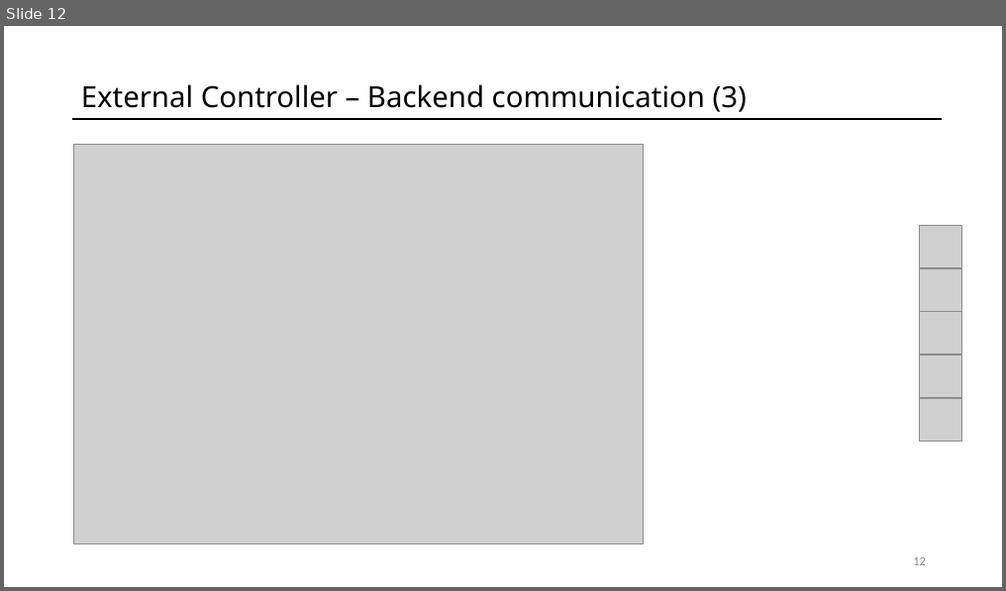
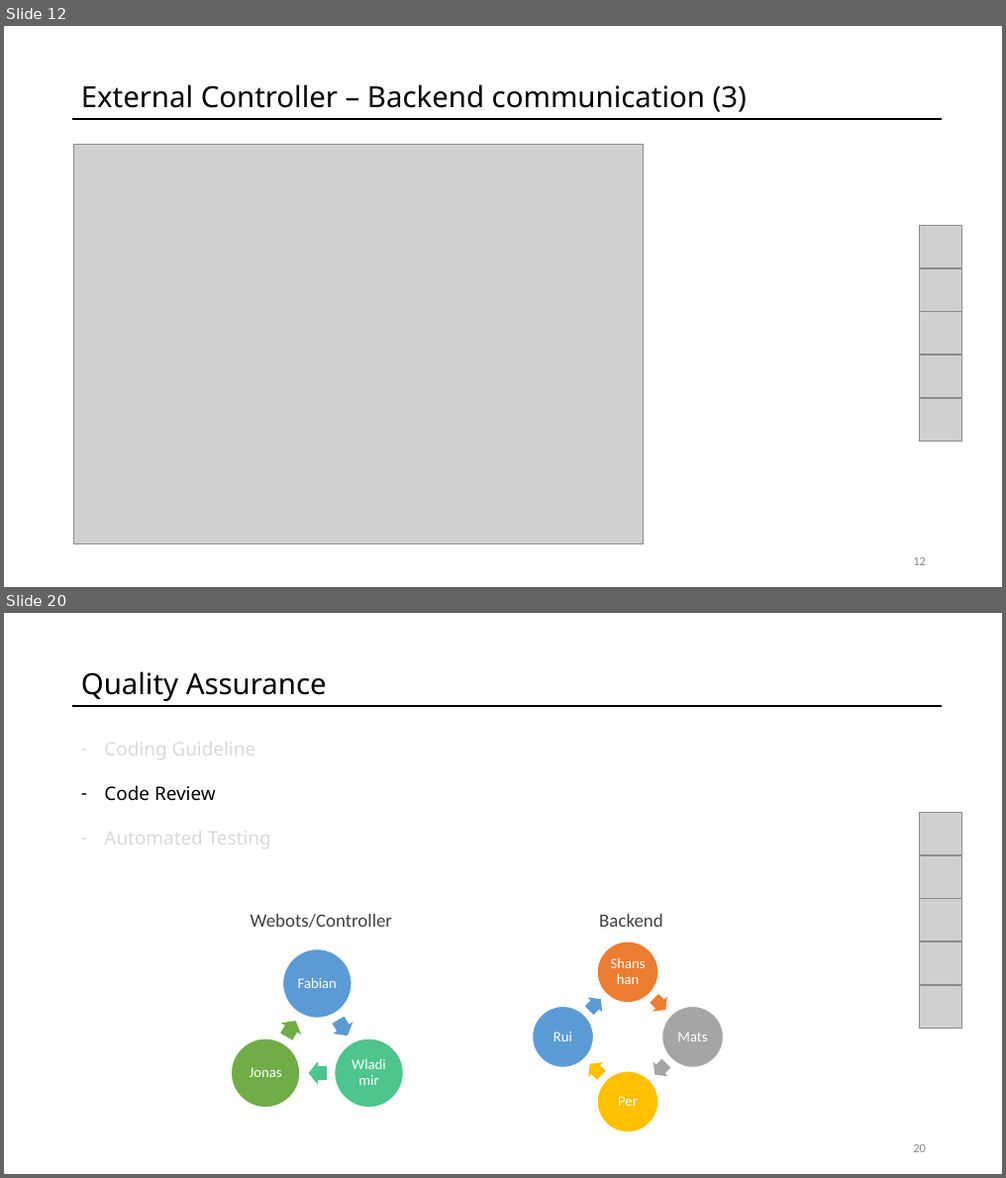
Before and after one commit to fpedd/ees-pees, a slide deck: orga/milestone_presentations/MP2.pptx. Shown one above the other, each under a label of ours: slide 12 before the commit, slides 12 and 20 after it; the slides between them are not shown. The pictures are 1006x591 and 1006x1178 pixels, drawn with LibreOffice and Linux fonts; fonts in the diff are those of the drawing; grey boxes stand for pictures. Boxes give left, top, right and bottom in pixels: in the first picture for what was removed or moved away, otherwise in the second. Text is boxed around its words. In the diff, an @@ line names an element or a change of style, - is before the commit and + after.

```diff
--- a/orga/milestone_presentations/MP2.pptx
+++ b/orga/milestone_presentations/MP2.pptx
@@ slide 20 added at (x1=4, y1=613, x2=1002, y2=1174), background #FFFFFF; not listed: 1 template element that a slide beside it also shows @@
@@ text added at (x1=81, y1=671, x2=327, y2=701), 28 pt, text #000000 @@
+Quality Assurance
@@ text added at (x1=104, y1=736, x2=271, y2=852), 18 pt, text #D9D9D9 @@
+– Coding Guideline
+– Code Review
+– Automated Testing
@@ group added at (x1=920, y1=812, x2=962, y2=1029): 5 pictures @@
@@ text added at (x1=251, y1=914, x2=392, y2=928), 18 pt, text #404040 @@
+Webots/Controller
@@ text added at (x1=599, y1=914, x2=663, y2=927), 18 pt, text #404040 @@
+Backend
@@ group added at (x1=533, y1=942, x2=724, y2=1134): 4 ellipses, 4 texts, 4 right arrows @@
+Shanshan
+Mats
+Per
+Rui
@@ group added at (x1=231, y1=950, x2=404, y2=1108): 3 ellipses, 3 texts, 3 right arrows @@
+Fabian
+Wladimir
+Jonas
@@ page number added at (x1=913, y1=1145, x2=926, y2=1153), 12 pt, text #8C8C8C @@
+20
```
Also in this commit, not shown: 1 slide changed, 8 other slides added, 3 slides removed.
